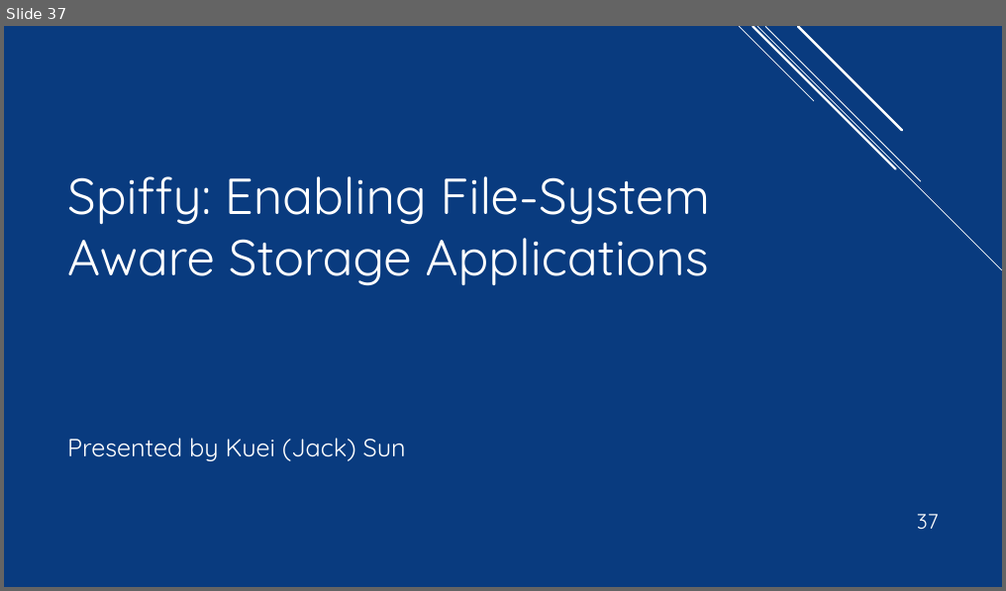
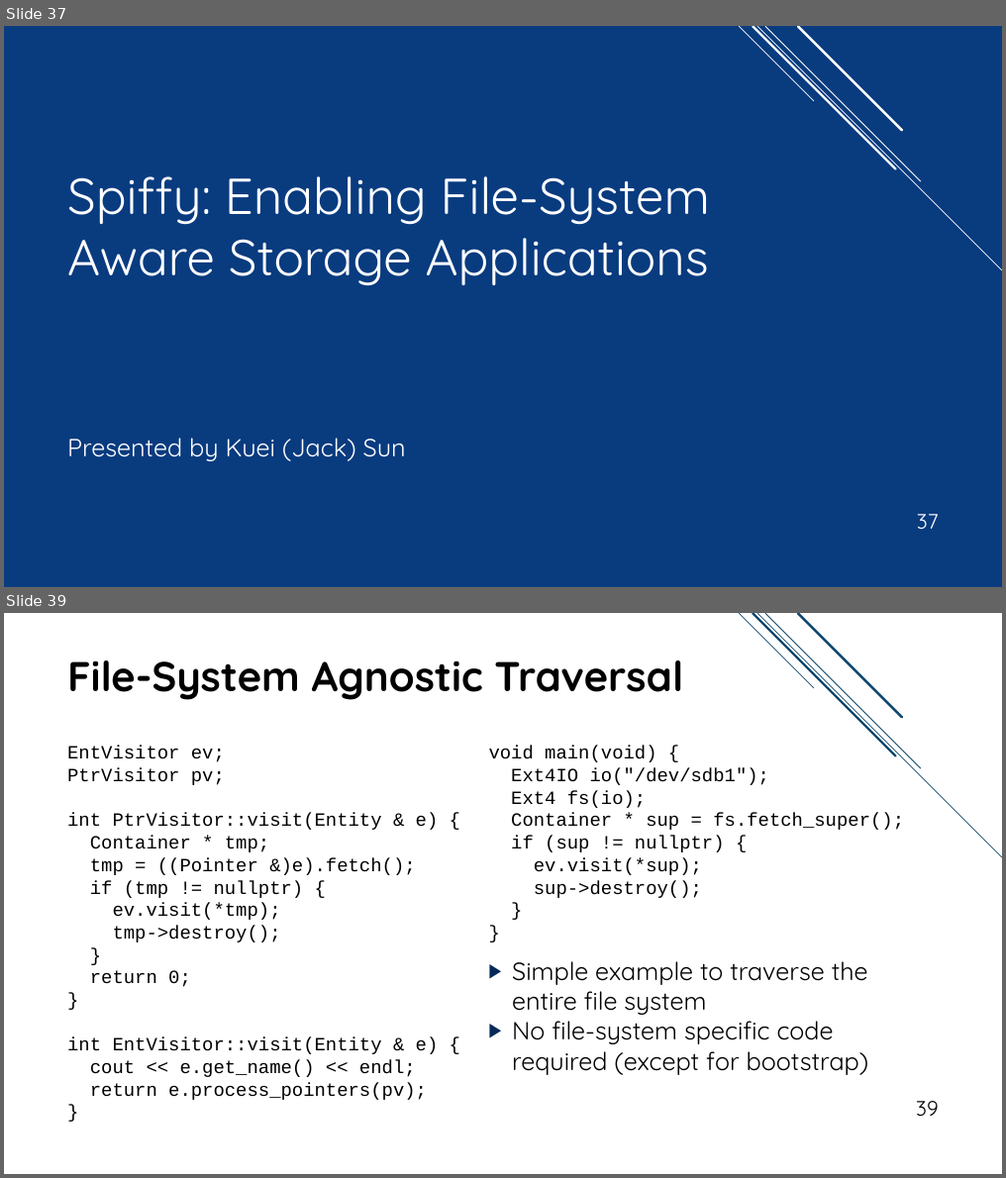
Before and after one commit to jacksun007/spiffy-paper, a slide deck: talk/spiffy_talk.pptx. Shown one above the other, each under a label of ours: slide 37 before the commit, slides 37 and 39 after it; the slides between them are not shown. The pictures are 1006x591 and 1006x1178 pixels, drawn with LibreOffice and Linux fonts; fonts in the diff are those of the drawing. Boxes give left, top, right and bottom in pixels: in the first picture for what was removed or moved away, otherwise in the second. Text is boxed around its words. In the diff, an @@ line names an element or a change of style, - is before the commit and + after.

Commit message:
added backup slide for Spiffy API and Generic Traversal

```diff
--- a/talk/spiffy_talk.pptx
+++ b/talk/spiffy_talk.pptx
@@ slide 39 added at (x1=4, y1=613, x2=1002, y2=1174), background #FFFFFF @@
@@ group added at (x1=740, y1=613, x2=1002, y2=858): 5 lines @@
@@ title added at (x1=67, y1=661, x2=683, y2=700), 40 pt, text #000000, bold @@
+File-System Agnostic Traversal
@@ text added at (x1=67, y1=746, x2=439, y2=1100), 18 pt, text #000000 @@
+EntVisitor ev;
+PtrVisitor pv;
+int PtrVisitor::visit(Entity & e) {
+Container * tmp;
+tmp = ((Pointer &)e).fetch();
+if (tmp != nullptr) {
+ev.visit(*tmp);
+tmp->destroy();
+}
+return 0;
+}
+int EntVisitor::visit(Entity & e) {
+cout << e.get_name() << endl;
+return e.process_pointers(pv);
+}
@@ text added at (x1=489, y1=746, x2=904, y2=898), 18 pt, text #000000 @@
+void main(void) {
+Ext4IO io("/dev/sdb1");
+Ext4 fs(io);
+Container * sup = fs.fetch_super();
+if (sup != nullptr) {
+ev.visit(*sup);
+sup->destroy();
+}
+}
@@ text added at (x1=512, y1=961, x2=869, y2=1075), 24 pt, text #000000 @@
+▶ Simple example to traverse the entire file system
+▶ No file-system specific code required (except for bootstrap)
@@ page number added at (x1=916, y1=1101, x2=939, y2=1117), 20 pt, text #000000 @@
+39
```
Also in this commit, not shown: 12 slides changed, 4 other slides added.
